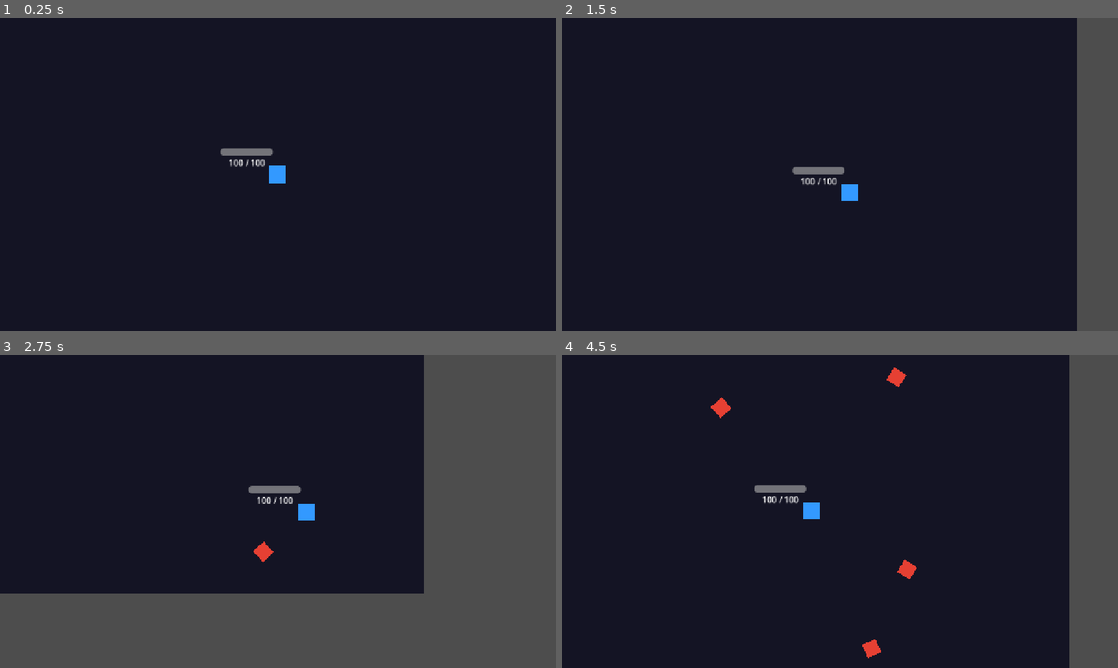
Above: before the commit, frames 1-4 (two rows, left to right).
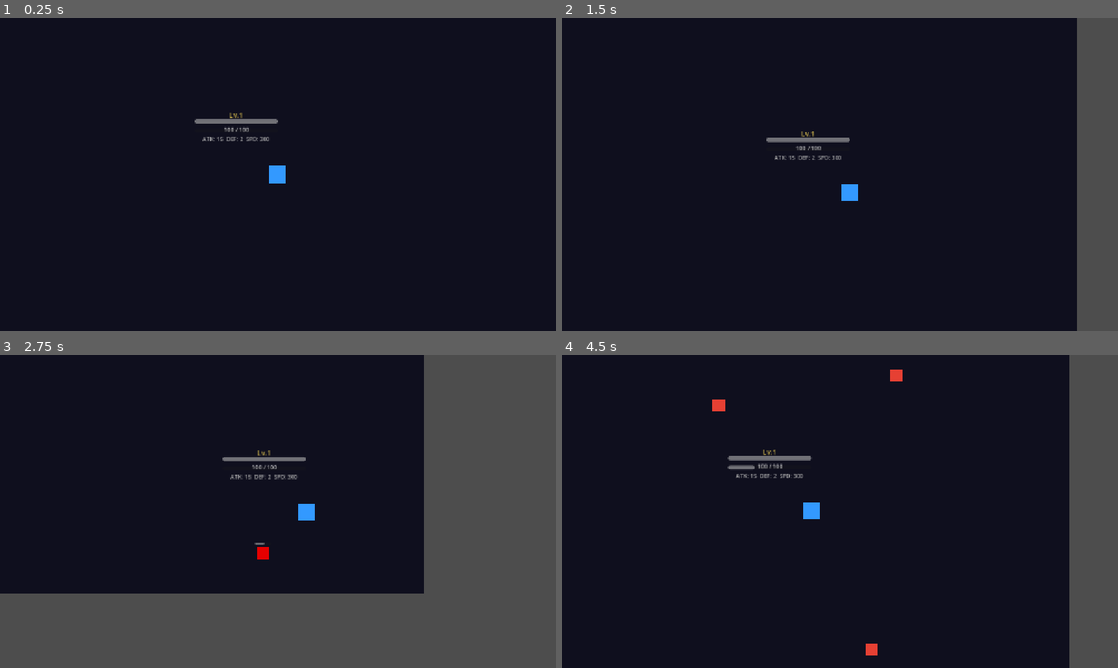
Above: after the commit, the same moments.

Repository: HenruiC/Starforge
Game: Godot game, scene res://scenes/main.tscn
The game is run twice, just before and just after one commit, with the same random seed, the same clock (stepped at 60 frames per second) and the same inputs.
Inputs:
- Up to frame 1 (0.25 s): no input
- Up to frame 2 (1.5 s): tap Enter at 0.5 s; hold D (move_right) 0.53-1.28 s; hold S (move_down) from 1.28 s (still down)
- Up to frame 3 (2.75 s): release S (move_down) at 2.03 s; hold D (move_right) from 2.03 s (still down)
- Up to frame 4 (4.5 s): release D (move_right) at 2.78 s; hold W (move_up) 2.78-3.53 s; hold A (move_left) from 3.53 s (still down)

The runs differ from the first frame. In frame 1, 0.7% of the frame differs, in the area x 35-50%, y 30-48%; in frame 2, 0.7%; in frame 3, 0.8%; in frame 4, 1.1%, in the area x 26-64%, y 4-97%.

Commit message:
fix: 修复伤害延迟+敌人黏连 + 添加经验条和详细属性面板
- 攻击范围 collision_mask 0→2 (敌人层)
- 敌人 collision_mask 0 (不再物理碰撞玩家，只通过Area2D检测)
- 持续接触伤害: 玩家Hitbox每1秒检测重叠敌人并扣血
- 伤害公式: max(伤害-防御, 1) 防止零伤害
- 经验系统: 击杀+15XP, 升级35%递增需求
- 升级成长: ATK+3, HP+15, DEF+1, SPD+5
- HUD: HP条+经验条+Lv显示+属性面板(ATK/DEF/SPD)
- 波次剩余时间倒计时
- 死亡面板显示最终等级

Co-Authored-By: Claude Opus 4.7 <noreply@anthropic.com>

Diff:
--- a/project.godot
+++ b/project.godot
@@ -1,6 +1,10 @@
 ; Engine configuration file.
 ; It's best edited using the editor UI and not directly,
-; since the parameters that go here are not obvious.
+; since the parameters that go here are not all obvious.
+;
+; Format:
+;   [section] ; section goes between []
+;   param=value ; assign values to parameters
 
 config_version=5
 
@@ -9,6 +13,7 @@
 config/name="Combat Demo"
 config/description="Starforge 幸存者Like战斗原型"
 run/main_scene="res://scenes/main.tscn"
+config/features=PackedStringArray("4.6")
 
 [autoload]
 
@@ -18,9 +23,12 @@
 
 window/size/viewport_width=1280
 window/size/viewport_height=720
-window/size/mode=0
 window/stretch/mode="canvas_items"
 window/stretch/aspect="expand"
+
+[dotnet]
+
+project/assembly_name="Combat Demo"
 
 [input]
 
--- a/scenes/enemy.tscn
+++ b/scenes/enemy.tscn
@@ -7,14 +7,14 @@
 
 [node name="Enemy" type="CharacterBody2D" groups=["enemy"]]
 collision_layer = 2
-collision_mask = 1
+collision_mask = 0
 script = ExtResource("1_script")
 
 [node name="Sprite" type="ColorRect" parent="."]
-offset_left = -14.0
-offset_top = -14.0
-offset_right = 14.0
-offset_bottom = 14.0
+offset_left = -12.0
+offset_top = -12.0
+offset_right = 12.0
+offset_bottom = 12.0
 color = Color(0.9, 0.25, 0.2, 1.0)
 
 [node name="CollisionShape2D" type="CollisionShape2D" parent="."]
@@ -22,9 +22,9 @@
 
 [node name="HealthBar" type="ProgressBar" parent="."]
 offset_left = -16.0
-offset_top = -22.0
+offset_top = -20.0
 offset_right = 16.0
-offset_bottom = -18.0
+offset_bottom = -16.0
 max_value = 100.0
 value = 100.0
 show_percentage = false
@@ -36,5 +36,3 @@
 
 [node name="CollisionShape2D" type="CollisionShape2D" parent="ContactArea"]
 shape = SubResource("CircleShape2D_enemy")
-
-[connection signal="body_entered" from="ContactArea" to="." method="_on_body_entered"]
--- a/scenes/main.tscn
+++ b/scenes/main.tscn
@@ -5,11 +5,11 @@
 [ext_resource type="PackedScene" path="res://scenes/player.tscn" id="3_player"]
 
 [sub_resource type="LabelSettings" id="LabelSettings_kill"]
-font_size = 24
+font_size = 22
 font_color = Color(1.0, 1.0, 1.0, 1.0)
 
 [sub_resource type="LabelSettings" id="LabelSettings_wave"]
-font_size = 18
+font_size = 16
 font_color = Color(0.8, 0.7, 0.3, 1.0)
 
 [node name="Main" type="Node2D"]
@@ -41,6 +41,14 @@
 drag_top_margin = 0.2
 drag_bottom_margin = 0.2
 
+[node name="Background" type="ColorRect" parent="."]
+z_index = -1
+offset_left = -20.0
+offset_top = -20.0
+offset_right = 1300.0
+offset_bottom = 740.0
+color = Color(0.06, 0.06, 0.12, 1.0)
+
 [node name="UI" type="Control" parent="."]
 layout_mode = 3
 anchors_preset = 15
@@ -53,7 +61,7 @@
 layout_mode = 0
 offset_left = 20.0
 offset_top = 16.0
-offset_right = 300.0
+offset_right = 320.0
 offset_bottom = 44.0
 text = "击杀: 0"
 label_settings = SubResource("LabelSettings_kill")
@@ -61,11 +69,20 @@
 [node name="WaveLabel" type="Label" parent="UI"]
 layout_mode = 0
 offset_left = 20.0
-offset_top = 48.0
+offset_top = 44.0
 offset_right = 200.0
-offset_bottom = 70.0
+offset_bottom = 64.0
 text = "波次 1"
 label_settings = SubResource("LabelSettings_wave")
+
+[node name="TimerLabel" type="Label" parent="UI"]
+layout_mode = 0
+offset_left = 20.0
+offset_top = 68.0
+offset_right = 200.0
+offset_bottom = 86.0
+text = "剩余: 30s"
+theme_override_colors/font_color = Color(0.6, 0.6, 0.6, 1.0)
 
 [node name="GameOver" type="Control" parent="UI"]
 layout_mode = 1
@@ -105,7 +122,7 @@
 offset_left = -180.0
 offset_top = -30.0
 offset_right = 180.0
-offset_bottom = 20.0
+offset_bottom = 30.0
 text = "击杀数: 0"
 horizontal_alignment = 1
 theme_override_font_sizes/font_size = 22
@@ -120,13 +137,5 @@
 horizontal_alignment = 1
 theme_override_colors/font_color = Color(0.6, 0.6, 0.6, 1.0)
 
-[node name="Background" type="ColorRect" parent="."]
-z_index = -1
-offset_left = -20.0
-offset_top = -20.0
-offset_right = 1300.0
-offset_bottom = 740.0
-color = Color(0.08, 0.08, 0.14, 1.0)
-
 [connection signal="timeout" from="GameManager/SpawnTimer" to="GameManager" method="_on_spawn_timer_timeout"]
 [connection signal="timeout" from="GameManager/WaveTimer" to="GameManager" method="_on_wave_timer_timeout"]
--- a/scenes/player.tscn
+++ b/scenes/player.tscn
@@ -36,7 +36,7 @@
 
 [node name="AttackArea" type="Area2D" parent="."]
 collision_layer = 4
-collision_mask = 0
+collision_mask = 2
 
 [node name="CollisionShape2D" type="CollisionShape2D" parent="AttackArea"]
 shape = SubResource("CircleShape2D_attack")
@@ -48,28 +48,66 @@
 [node name="CollisionShape2D" type="CollisionShape2D" parent="Hitbox"]
 shape = SubResource("RectangleShape2D_hitbox")
 
-[node name="UI" type="Control" parent="."]
+[node name="HUD" type="Control" parent="."]
 layout_mode = 0
-offset_left = -60.0
-offset_top = -40.0
-offset_right = 60.0
-offset_bottom = -20.0
+offset_left = -80.0
+offset_top = -62.0
+offset_right = 80.0
+offset_bottom = 30.0
 
-[node name="HealthBar" type="ProgressBar" parent="UI"]
+[node name="LevelLabel" type="Label" parent="HUD"]
 layout_mode = 0
-offset_left = -50.0
-offset_top = -10.0
-offset_right = 50.0
-offset_bottom = 4.0
+offset_left = -80.0
+offset_top = -62.0
+offset_right = 80.0
+offset_bottom = -46.0
+text = "Lv.1"
+horizontal_alignment = 1
+theme_override_colors/font_color = Color(0.8, 0.7, 0.3, 1.0)
+theme_override_font_sizes/font_size = 14
+
+[node name="HBox" type="HBoxContainer" parent="HUD"]
+layout_mode = 0
+offset_left = -80.0
+offset_top = -44.0
+offset_right = 80.0
+offset_bottom = -28.0
+
+[node name="HPBox" type="VBoxContainer" parent="HUD/HBox"]
+layout_mode = 2
+size_flags_horizontal = 3
+
+[node name="HPBar" type="ProgressBar" parent="HUD/HBox/HPBox"]
+layout_mode = 2
+custom_minimum_size = Vector2(100, 8)
 max_value = 100.0
 value = 100.0
 show_percentage = false
 
-[node name="HealthLabel" type="Label" parent="UI"]
+[node name="HPLabel" type="Label" parent="HUD/HBox/HPBox"]
+layout_mode = 2
+text = "100 / 100"
+theme_override_font_sizes/font_size = 11
+horizontal_alignment = 1
+
+[node name="EXPBar" type="ProgressBar" parent="HUD"]
 layout_mode = 0
-offset_left = -50.0
-offset_top = 6.0
-offset_right = 50.0
-offset_bottom = 22.0
-text = "100 / 100"
+offset_left = -80.0
+offset_top = -26.0
+offset_right = 80.0
+offset_bottom = -18.0
+custom_minimum_size = Vector2(0, 6)
+max_value = 100.0
+value = 0.0
+show_percentage = false
+
+[node name="StatsLabel" type="Label" parent="HUD"]
+layout_mode = 0
+offset_left = -80.0
+offset_top = -14.0
+offset_right = 80.0
+offset_bottom = 2.0
+text = "ATK: 15  DEF: 2  SPD: 300"
 horizontal_alignment = 1
+theme_override_font_sizes/font_size = 11
+theme_override_colors/font_color = Color(0.7, 0.7, 0.7, 1.0)
--- a/scripts/enemy.gd
+++ b/scripts/enemy.gd
@@ -6,11 +6,12 @@
 @export var move_speed: float = 120.0
 @export var contact_damage: int = 10
 @export var score_value: int = 1
-@export var xp_value: int = 5
+@export var xp_value: int = 15
 
 # === 节点引用 ===
 @onready var sprite: ColorRect = $Sprite
 @onready var hp_bar: ProgressBar = $HealthBar
+@onready var contact_area: Area2D = $ContactArea
 
 # === 变量 ===
 var _health: int
@@ -21,36 +22,29 @@
 	_health = max_health
 	_update_hp()
 
-	# 获取玩家引用
-	var tree := get_tree()
-	if tree:
-		var players := tree.get_nodes_in_group("player")
-		if players.size() > 0:
-			_player_ref = players[0]
+	var players := get_tree().get_nodes_in_group("player")
+	if players.size() > 0:
+		_player_ref = players[0]
 
 func _physics_process(_delta: float) -> void:
 	if is_dead or _player_ref == null:
 		return
 
-	# 朝玩家移动
 	var direction := global_position.direction_to(_player_ref.global_position)
 	velocity = direction * move_speed
 	move_and_slide()
-
-	# 朝向玩家
-	look_at(_player_ref.global_position)
 
 func take_damage(amount: int) -> void:
 	if is_dead:
 		return
 
-	_health = max(_health - amount, 0)
+	var actual: int = max(amount, 1)
+	_health = max(_health - actual, 0)
 	_update_hp()
 
-	# 受击闪白
 	sprite.modulate = Color.WHITE
 	var tween := create_tween()
-	tween.tween_property(sprite, "modulate", Color.RED, 0.08)
+	tween.tween_property(sprite, "modulate", Color.RED, 0.06)
 
 	if _health <= 0:
 		_die()
@@ -59,19 +53,16 @@
 	is_dead = true
 	EventBus.enemy_killed.emit(global_position, score_value)
 
-	# 死亡动画
 	var tween := create_tween()
 	tween.set_parallel(true)
-	tween.tween_property(sprite, "modulate:a", 0.0, 0.3)
-	tween.tween_property(sprite, "scale", Vector2(1.3, 1.3), 0.3)
+	tween.tween_property(sprite, "modulate:a", 0.0, 0.25)
+	tween.tween_property(sprite, "scale", Vector2(1.3, 1.3), 0.25)
 	tween.chain().tween_callback(queue_free)
+
+func get_contact_damage() -> int:
+	return contact_damage
 
 func _update_hp() -> void:
 	var ratio := (_health as float / max_health) * 100.0
 	hp_bar.value = ratio
 	hp_bar.visible = ratio < 100.0
-
-# 接触玩家时造成伤害
-func _on_body_entered(body: Node2D) -> void:
-	if body.is_in_group("player") and not is_dead:
-		body.take_damage(contact_damage)
--- a/scripts/game_manager.gd
+++ b/scripts/game_manager.gd
@@ -8,21 +8,21 @@
 @export var wave_duration: float = 30.0
 @export var difficulty_scale: float = 1.3
 
-# === 场景引用 ===
+# === 场景 ===
 var _enemy_scene: PackedScene = preload("res://scenes/enemy.tscn")
 
-# === 节点引用 ===
+# === 节点 ===
 @onready var player: CharacterBody2D = $Player
 @onready var spawn_timer: Timer = $SpawnTimer
 @onready var wave_timer: Timer = $WaveTimer
 @onready var enemies_container: Node2D = $Enemies
 
-# UI (在Main场景根下)
+# HUD
 @onready var kill_label: Label = $"../UI/KillCount"
 @onready var wave_label: Label = $"../UI/WaveLabel"
+@onready var timer_label: Label = $"../UI/TimerLabel"
 @onready var game_over_panel: Control = $"../UI/GameOver"
 @onready var final_score_label: Label = $"../UI/GameOver/FinalScore"
-@onready var restart_label: Label = $"../UI/GameOver/RestartHint"
 
 # === 变量 ===
 var _kill_count: int = 0
@@ -33,24 +33,27 @@
 
 func _ready() -> void:
 	_screen_size = get_viewport().get_visible_rect().size
-
-	# 初始化
 	spawn_timer.wait_time = base_spawn_interval
 	spawn_timer.start()
 	wave_timer.wait_time = wave_duration
 	wave_timer.start()
+	game_over_panel.visible = false
 
-	game_over_panel.visible = false
+	EventBus.enemy_killed.connect(_on_enemy_killed)
+	EventBus.player_died.connect(_on_player_died)
+
 	_update_ui()
 
-	# 事件监听
-	EventBus.enemy_killed.connect(_on_enemy_killed)
-	EventBus.player_died.connect(_on_player_died)
+func _process(delta: float) -> void:
+	if _is_game_over:
+		return
+	_wave_elapsed += delta
+	var remaining: float = maxf(wave_duration - _wave_elapsed, 0.0)
+	timer_label.text = "剩余: %.0fs" % remaining
 
 func _on_spawn_timer_timeout() -> void:
 	if _is_game_over:
 		return
-
 	var count := enemies_per_spawn + int(_current_wave * 0.5)
 	for i in count:
 		_spawn_enemy()
@@ -59,26 +62,26 @@
 	var enemy: CharacterBody2D = _enemy_scene.instantiate()
 	enemy.global_position = _random_spawn_position()
 
-	# 难度缩放
 	var wave_mult: float = 1.0 + (_current_wave - 1) * 0.2
 	enemy.max_health = int(enemy.max_health * wave_mult)
-	enemy.move_speed += _current_wave * 8
+	enemy.move_speed += _current_wave * 6
 	enemy.contact_damage = int(enemy.contact_damage * wave_mult)
 
 	enemies_container.add_child(enemy)
 
 func _random_spawn_position() -> Vector2:
 	var side := randi() % 4
-	var pos := Vector2.ZERO
 	match side:
-		0: pos = Vector2(randf_range(0, _screen_size.x), -spawn_margin)  # 上
-		1: pos = Vector2(randf_range(0, _screen_size.x), _screen_size.y + spawn_margin)  # 下
-		2: pos = Vector2(-spawn_margin, randf_range(0, _screen_size.y))  # 左
-		3: pos = Vector2(_screen_size.x + spawn_margin, randf_range(0, _screen_size.y))  # 右
-	return pos
+		0: return Vector2(randf_range(0, _screen_size.x), -spawn_margin)
+		1: return Vector2(randf_range(0, _screen_size.x), _screen_size.y + spawn_margin)
+		2: return Vector2(-spawn_margin, randf_range(0, _screen_size.y))
+		_: return Vector2(_screen_size.x + spawn_margin, randf_range(0, _screen_size.y))
 
 func _on_enemy_killed(_pos: Vector2, score: int) -> void:
-	_kill_count += score
+	if score > 0:
+		_kill_count += score
+		# 给玩家经验
+		player.gain_exp(15)
 	_update_ui()
 
 func _on_player_died() -> void:
@@ -87,13 +90,12 @@
 	wave_timer.stop()
 
 	game_over_panel.visible = true
-	final_score_label.text = "击杀数: %d\n存活波次: %d" % [_kill_count, _current_wave]
+	final_score_label.text = "击杀数: %d\n存活波次: %d\n等级: %d" % [_kill_count, _current_wave, player.level]
 
 func _on_wave_timer_timeout() -> void:
 	_current_wave += 1
 	_wave_elapsed = 0.0
 
-	# 难度提升
 	spawn_timer.wait_time = max(base_spawn_interval / pow(difficulty_scale, _current_wave - 1), 0.3)
 	enemies_per_spawn += 1
 
--- a/scripts/player.gd
+++ b/scripts/player.gd
@@ -5,33 +5,45 @@
 @export var max_health: int = 100
 @export var move_speed: float = 300.0
 @export var attack_range: float = 120.0
-@export var attack_damage: int = 15
+@export var attack_power: int = 15
+@export var defense: int = 2
 @export var attack_cooldown: float = 0.5
+@export var contact_damage_cooldown: float = 1.0
+
+# 成长
+@export var level: int = 1
+@export var exp: int = 0
+@export var exp_to_next: int = 50
 
 # === 节点引用 ===
 @onready var attack_area: Area2D = $AttackArea
 @onready var attack_shape: CollisionShape2D = $AttackArea/CollisionShape2D
+@onready var hitbox: Area2D = $Hitbox
 @onready var hit_flash: ColorRect = $HitFlash
 @onready var sprite: ColorRect = $Sprite
-@onready var hp_bar: ProgressBar = $UI/HealthBar
-@onready var hp_label: Label = $UI/HealthLabel
+
+# HUD
+@onready var hp_bar: ProgressBar = $HUD/HBox/HPBox/HPBar
+@onready var hp_label: Label = $HUD/HBox/HPBox/HPLabel
+@onready var exp_bar: ProgressBar = $HUD/EXPBar
+@onready var level_label: Label = $HUD/LevelLabel
+@onready var stats_label: Label = $HUD/StatsLabel
 
 # === 私有变量 ===
 var _health: int
 var _attack_timer: float = 0.0
 var _current_target: Node2D = null
+var _contact_timer: float = 0.0
 var _is_dead: bool = false
 
 func _ready() -> void:
 	_health = max_health
-	_update_hp_ui()
-
-	# 设置攻击范围
 	(attack_shape.shape as CircleShape2D).radius = attack_range
 
-	# 攻击区域检测
 	attack_area.body_entered.connect(_on_enemy_in_range)
 	attack_area.body_exited.connect(_on_enemy_out_of_range)
+
+	_update_all_ui()
 
 func _physics_process(delta: float) -> void:
 	if _is_dead:
@@ -42,39 +54,50 @@
 	velocity = direction * move_speed
 	move_and_slide()
 
+	# 接触伤害（持续检测重叠的敌人）
+	_contact_timer += delta
+	if _contact_timer >= contact_damage_cooldown:
+		_contact_timer = 0.0
+		_check_contact_damage()
+
 	# 自动攻击
 	_attack_timer += delta
 	if _attack_timer >= attack_cooldown and _current_target != null:
 		_attack_timer = 0.0
 		_attack_current_target()
 
+func _check_contact_damage() -> void:
+	var bodies := hitbox.get_overlapping_bodies()
+	for body in bodies:
+		if body.is_in_group("enemy") and body.has_method("get_contact_damage"):
+			var raw_dmg: int = body.get_contact_damage()
+			take_damage(raw_dmg)
+
 func _attack_current_target() -> void:
-	if not is_instance_valid(_current_target):
+	if not is_instance_valid(_current_target) or not _current_target.has_method("take_damage") or _current_target.is_dead:
 		_current_target = null
 		return
 
-	if _current_target and _current_target.has_method("take_damage") and not _current_target.is_dead:
-		_current_target.take_damage(attack_damage)
-		# 攻击闪光
-		_show_attack_flash()
+	_current_target.take_damage(attack_power)
+	_show_attack_flash()
 
 func _show_attack_flash() -> void:
-	sprite.modulate = Color.RED
+	sprite.modulate = Color(1.5, 1.5, 1.5, 1.0)
 	var tween := create_tween()
-	tween.tween_property(sprite, "modulate", Color.WHITE, 0.1)
+	tween.tween_property(sprite, "modulate", Color.WHITE, 0.08)
 
-func take_damage(amount: int) -> void:
+func take_damage(raw_amount: int) -> void:
 	if _is_dead:
 		return
 
-	_health = max(_health - amount, 0)
-	_update_hp_ui()
-	EventBus.player_hit.emit(amount, _health)
+	var actual: int = max(raw_amount - defense, 1)
+	_health = max(_health - actual, 0)
+	_update_all_ui()
+	EventBus.player_hit.emit(actual, _health)
 
-	# 受击闪红
 	var tween := create_tween()
-	tween.tween_property(hit_flash, "color:a", 0.3, 0.05)
-	tween.tween_property(hit_flash, "color:a", 0.0, 0.15)
+	tween.tween_property(hit_flash, "color:a", 0.35, 0.04)
+	tween.tween_property(hit_flash, "color:a", 0.0, 0.12)
 
 	if _health <= 0:
 		_die()
@@ -85,13 +108,32 @@
 	sprite.modulate = Color(0.4, 0.4, 0.4, 0.6)
 	set_physics_process(false)
 
-func heal(amount: int) -> void:
-	_health = min(_health + amount, max_health)
-	_update_hp_ui()
+func gain_exp(amount: int) -> void:
+	exp += amount
+	while exp >= exp_to_next:
+		exp -= exp_to_next
+		_level_up()
+	_update_all_ui()
 
-func _update_hp_ui() -> void:
-	hp_bar.value = (_health as float / max_health) * 100.0
+func _level_up() -> void:
+	level += 1
+	exp_to_next = int(exp_to_next * 1.35)
+	attack_power += 3
+	max_health += 15
+	_health = min(_health + 15, max_health)
+	defense += 1
+	move_speed += 5
+
+	EventBus.enemy_killed.emit(Vector2.ZERO, 0)  # 仅触发UI刷新
+
+func _update_all_ui() -> void:
+	hp_bar.value = clamp((_health as float / max_health) * 100.0, 0.0, 100.0)
 	hp_label.text = "%d / %d" % [_health, max_health]
+
+	exp_bar.value = clamp((exp as float / exp_to_next) * 100.0, 0.0, 100.0)
+	level_label.text = "Lv.%d" % level
+
+	stats_label.text = "ATK: %d  DEF: %d  SPD: %.0f" % [attack_power, defense, move_speed]
 
 func _on_enemy_in_range(body: Node2D) -> void:
 	if body.is_in_group("enemy") and _current_target == null:
@@ -100,9 +142,7 @@
 func _on_enemy_out_of_range(body: Node2D) -> void:
 	if body == _current_target:
 		_current_target = null
-		# 找范围内最近的敌人
-		var bodies := attack_area.get_overlapping_bodies()
-		for b in bodies:
+		for b in attack_area.get_overlapping_bodies():
 			if b.is_in_group("enemy") and not b.is_dead:
 				_current_target = b
 				break
Not shown, added: scripts/camera_controller.gd.uid
Not shown, added: scripts/enemy.gd.uid
Not shown, added: scripts/event_bus.gd.uid
Not shown, added: scripts/game_manager.gd.uid
Not shown, added: scripts/player.gd.uid
